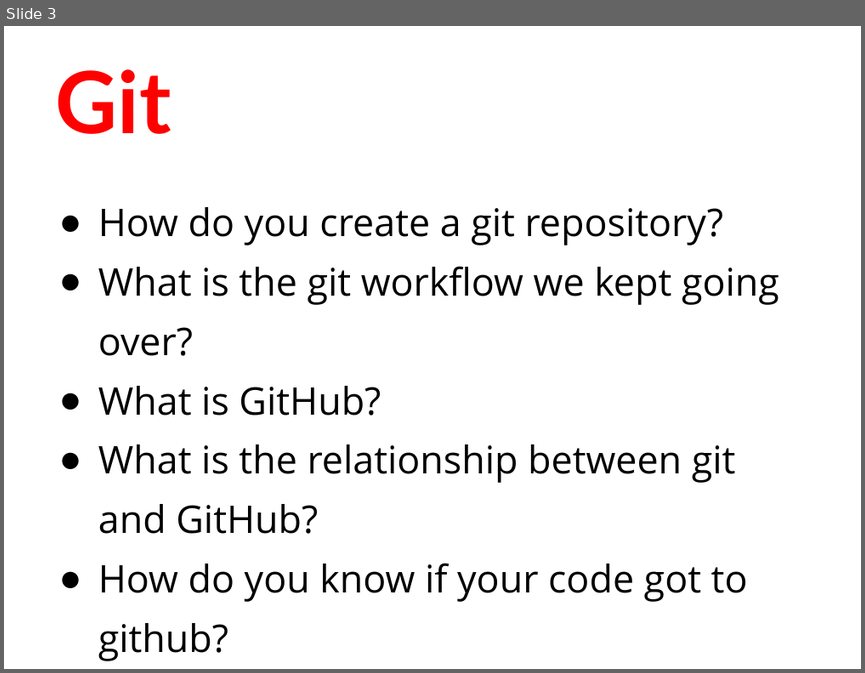
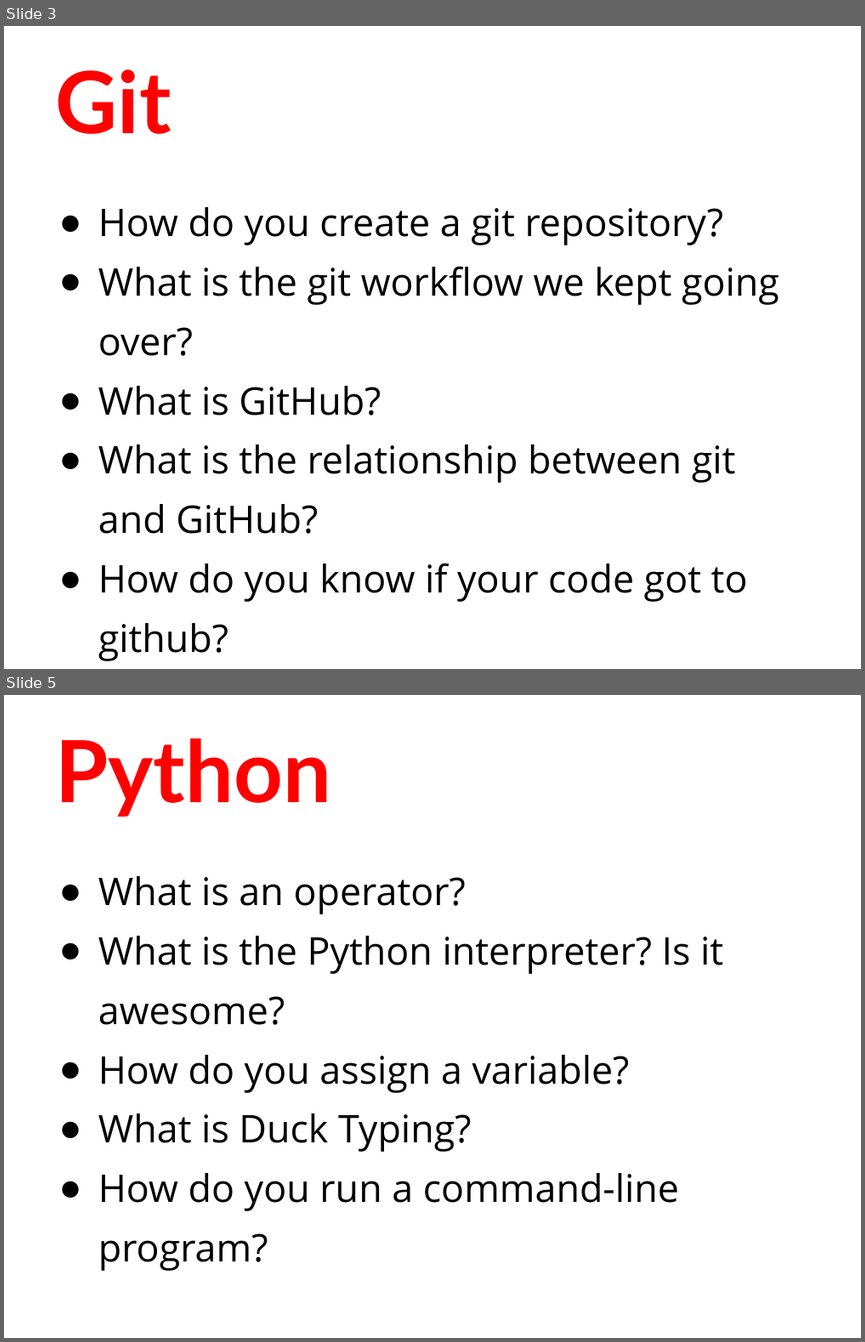
Before and after one commit to humanitiesprogramming/slides, a slide deck: 2019/python/day1-review.pptx. Shown one above the other, each under a label of ours: slide 3 before the commit, slides 3 and 5 after it; the slides between them are not shown. The pictures are 865x673 and 865x1342 pixels, drawn with LibreOffice and Linux fonts; fonts in the diff are those of the drawing. Boxes give left, top, right and bottom in pixels: in the first picture for what was removed or moved away, otherwise in the second. Text is boxed around its words. In the diff, an @@ line names an element or a change of style, - is before the commit and + after.

Commit message:
Update python materials

```diff
--- a/2019/python/day1-review.pptx
+++ b/2019/python/day1-review.pptx
@@ slide 5 added at [4,695,861,1338], background #FFFFFF @@
@@ title added at [55,738,331,817], 72 pt, text #FF0000, bold @@
+Python
@@ text added at [98,876,723,1270], 32 pt, text #000000 @@
+● What is an operator?
+● What is the Python interpreter? Is it awesome?
+● How do you assign a variable?
+● What is Duck Typing?
+● How do you run a command-line program?
```
Also in this commit, not shown: 3 other slides added, 3 slides removed.
